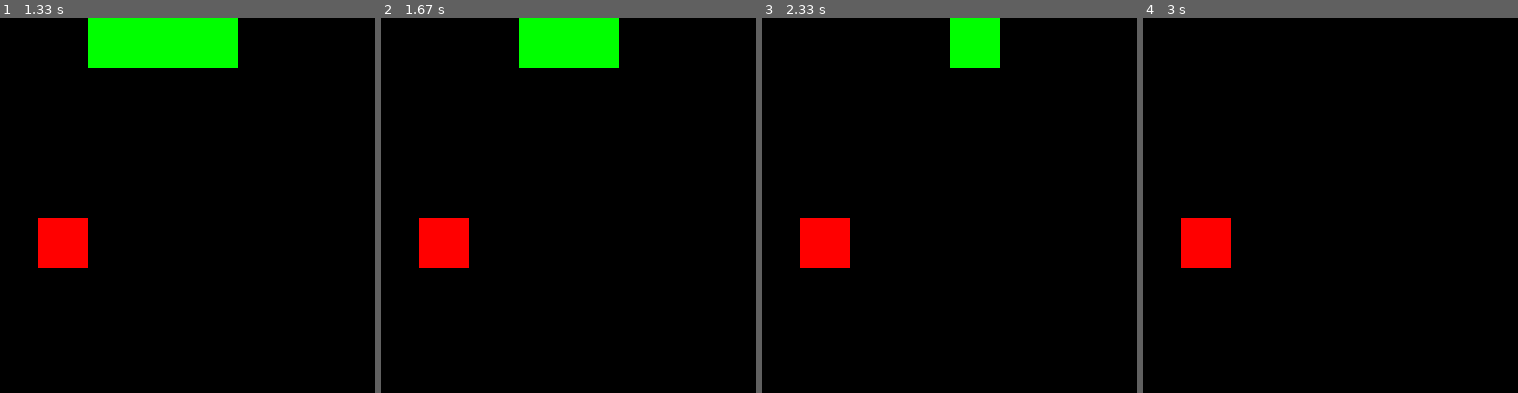
Above: before the commit, frames 1-4 (left to right).
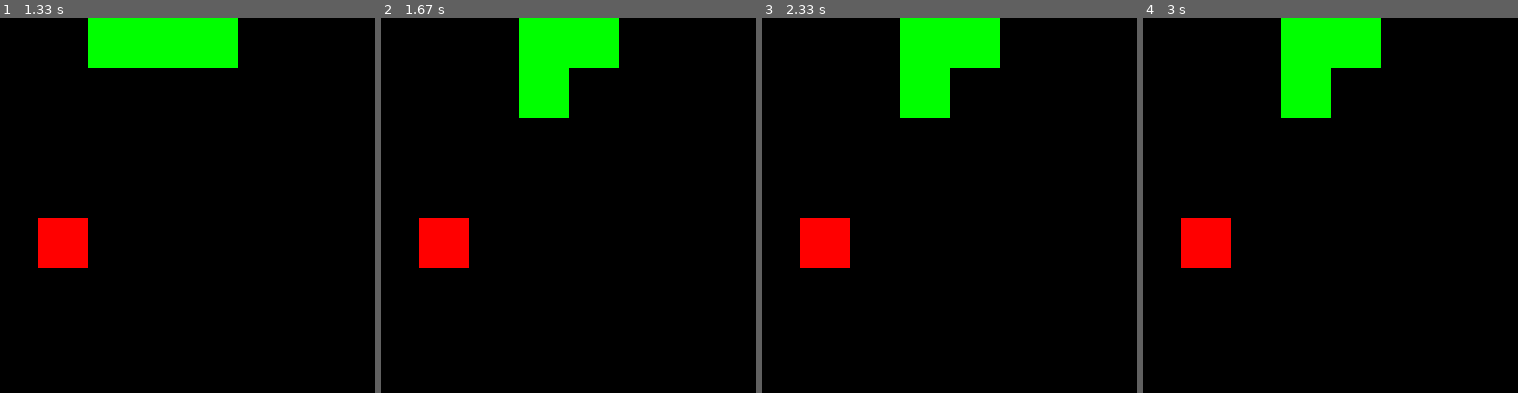
Above: after the commit, the same moments.

Repository: NorbertCode/PygameSnake
Game: pygame game, started from main.py
Two runs of this game, one before a commit and one after it. Both use one fixed random seed, a clock stepped at 60 frames per second and the inputs below.
Inputs:
- Up to frame 1 (1.33 s): tap Enter at 0.33 s; hold Up from 1.17 s (still down)
- Up to frame 2 (1.67 s): release Up at 1.63 s
- Up to frame 3 (2.33 s): no input
- Up to frame 4 (3 s): no input
The pictures show only the part of the screen within x 2-52%, y 0-50%; the shares and areas given below are measured in that part.

Frame 1 is identical in both runs. In frame 2, 1.8% of the frame differs, in the area x 36-51%, y 13-27%; in frame 3, 3.6%; in frame 4, 5.3%, in the area x 36-64%, y 0-27%.

Commit message:
snake collision with self and bounds

Diff:
--- a/main.py
+++ b/main.py
@@ -19,12 +19,21 @@
 timePerTick = 500 # milliseconds, so 0.5 second
 timeSinceTick = 0
 
-pause = False
+gameOver = False
+
+def IsInsideSnake(rect, snake):
+    isInsideSnake = False
+    for cell in snake:
+        if rect.colliderect(cell):
+            isInsideSnake = True
+            break
+    return isInsideSnake
 
 run = True
 while run:
     window.fill((0, 0, 0))
 
+    # --- Events ---
     for event in pygame.event.get():
         if event.type == pygame.QUIT:
             run = False
@@ -47,20 +56,16 @@
             if toBePosition != (snake[1].x, snake[1].y): # only care about snake[1], because it's the only cell the player physically can't hit
                 direction = toBeDirection
 
-    if timeSinceTick >= timePerTick:
+    # --- Ticks ---
+    if timeSinceTick >= timePerTick and not gameOver:
         collectedPoint = False
         if snake[0].colliderect(point):
-            snake.insert(1, pygame.Rect((snake[1].x, snake[1].y, CELL_SIZE, CELL_SIZE))) #? just insert a copy of snake[1]?
+            snake.insert(1, snake[1].copy())
 
             # keep randomizing point's position until it's not spawned inside the snake
             while True:
                 point = pygame.Rect((random.randint(0, AREA_WIDTH) * CELL_SIZE, random.randint(0, AREA_HEIGHT) * CELL_SIZE, CELL_SIZE, CELL_SIZE))
-                isInsideSnake = False
-                for cell in snake:
-                    if point.colliderect(cell):
-                        isInsideSnake = True
-                        break
-                if not isInsideSnake:
+                if not IsInsideSnake(point, snake):
                     break
 
             collectedPoint = True
@@ -73,10 +78,16 @@
 
         snake[0].move_ip(direction[0] * CELL_SIZE, direction[1] * CELL_SIZE)
 
+        outOfBounds = snake[0].x < 0 or snake[0].x > (AREA_WIDTH - 1) * CELL_SIZE or snake[0].y < 0 or snake[0].y > (AREA_HEIGHT - 1) * CELL_SIZE
+        if outOfBounds or IsInsideSnake(snake[0], snake[1:]): # here you have to use snake[1:], because snake[0] obviously collides with itself
+            for i in range(len(snake) - 1):
+                snake[i] = pygame.Rect((snake[i + 1].x, snake[i + 1].y, CELL_SIZE, CELL_SIZE))
+            snake[-1].move_ip(-direction[0] * CELL_SIZE, -direction[1] * CELL_SIZE)
+            gameOver = True
+
         timeSinceTick = 0
 
-    if not pause:
-        timeSinceTick += clock.tick()
+    timeSinceTick += clock.tick()
 
     # --- Drawing ---
     pygame.draw.rect(window, (255, 0, 0), point)
